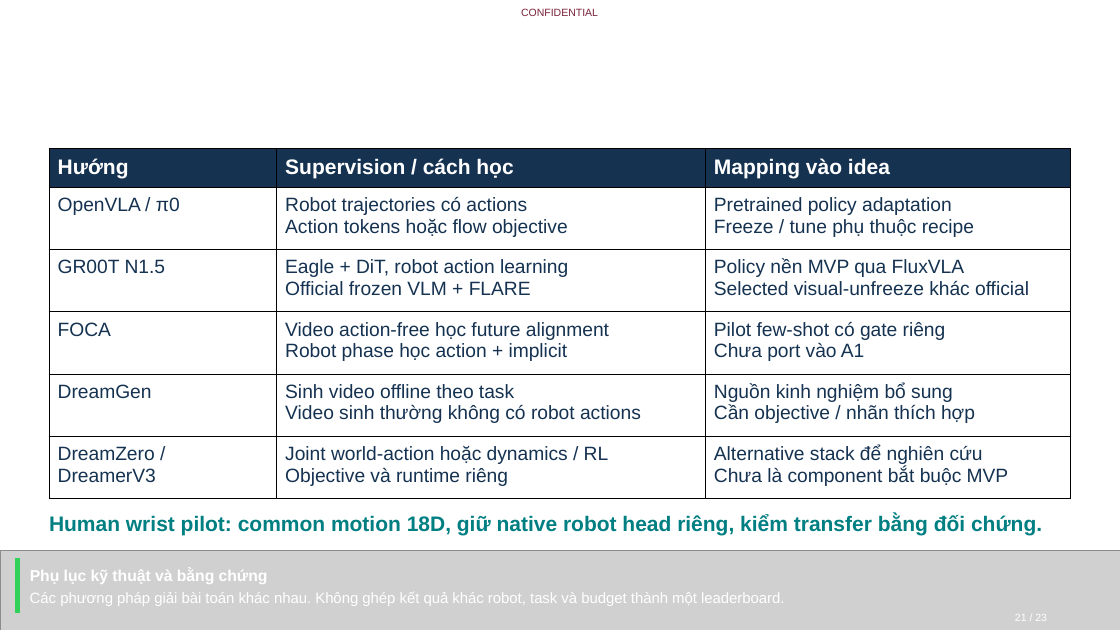
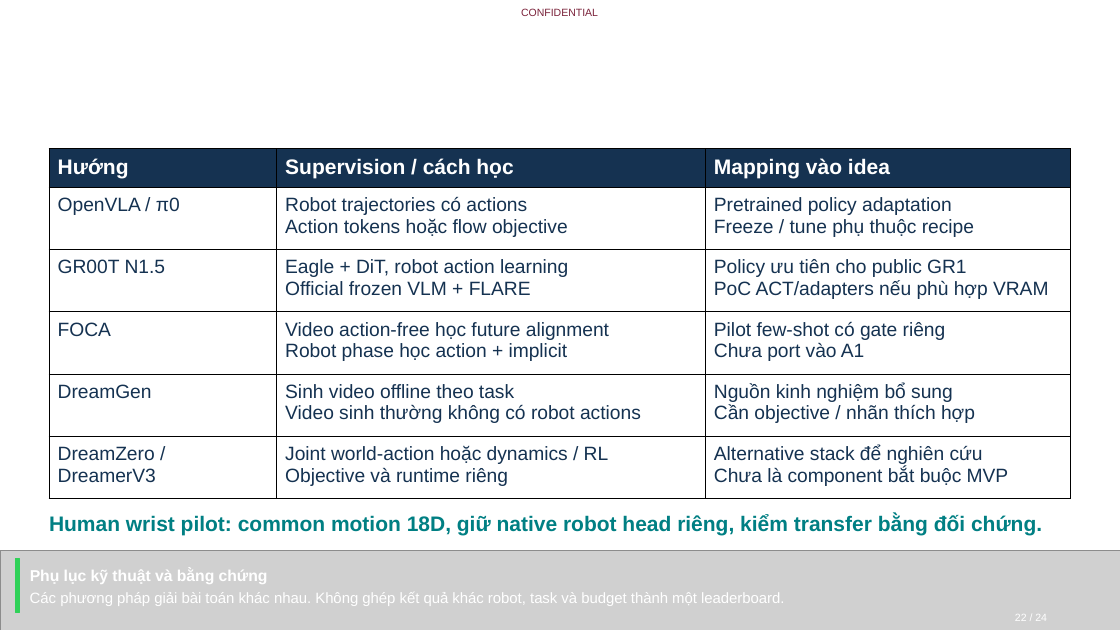
Before and after one commit to hiwe0305/denso-challenge, a slide deck: slide 22 of deliverables/DENSO-Humanoid-Data-Flywheel-2026.pptx (slide 21 before the commit). Drawn at 1120x630 pixels with LibreOffice and Linux fonts; fonts in the diff are those of the drawing; grey boxes stand for pictures; background and template pictures are left out. Boxes give left, top, right and bottom in pixels: in the first picture for what was removed or moved away, otherwise in the second. Text is boxed around its words. In the diff, an @@ line names an element or a change of style, - is before the commit and + after.

Commit message:
Clarify 30-day public-data PoC and real-robot demo gates

```diff
--- a/deliverables/DENSO-Humanoid-Data-Flywheel-2026.pptx
+++ b/deliverables/DENSO-Humanoid-Data-Flywheel-2026.pptx
@@ table at box(49, 149, 1070, 499) @@
-row 3, column 3: Policy nền MVP qua FluxVLA / Selected visual-unfreeze khác official
+row 3, column 3: Policy ưu tiên cho public GR1 / PoC ACT/adapters nếu phù hợp VRAM
```
Also in this commit, not shown: 19 other slides changed, 4 slides added, 3 slides removed, 18 other files.
